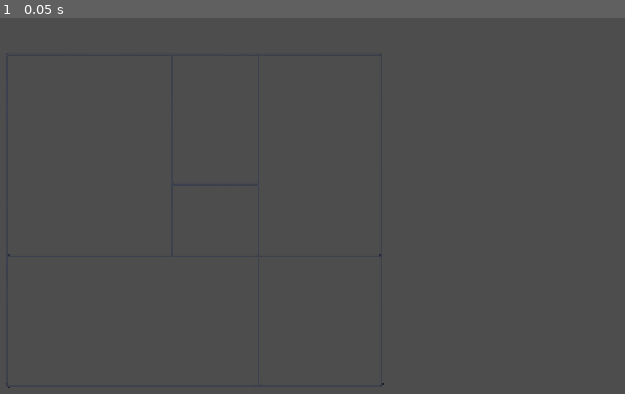
Above: before the commit, frame 1.
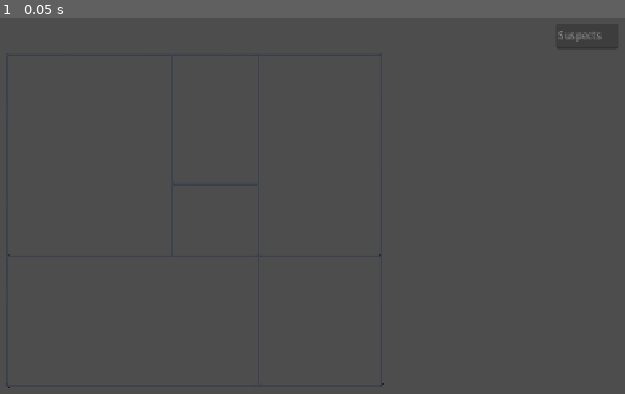
Above: after the commit, the same moment.

Repository: aduImperfect/BrackeysGJ
Game: Godot game, scene res://Scenes/main.tscn
Same seed, same stepped clock (60 frames per second), same inputs: the game is played once before the commit and once after it.
Inputs:
- Up to frame 1 (0.05 s): no input

The runs differ from the first frame. In frame 1, less than 0.1% of the frame differs, in the area x 89-99%, y 3-8%.

Commit message:
Adding an empty suspects name section in the UI panels on the top right!

Diff:
--- a/brackeys-gj/Scenes/mainui.tscn
+++ b/brackeys-gj/Scenes/mainui.tscn
@@ -1,3 +1,22 @@
 [gd_scene format=3 uid="uid://dwefd1o4kvbii"]
 
 [node name="MainUI" type="Node2D" unique_id=2093234743]
+
+[node name="Suspects" type="Control" parent="." unique_id=946064484]
+custom_minimum_size = Vector2(600, 300)
+layout_mode = 3
+anchors_preset = 0
+offset_left = 670.0
+offset_top = 10.0
+offset_right = 1270.0
+offset_bottom = 310.0
+
+[node name="TextEdit" type="TextEdit" parent="Suspects" unique_id=302238619]
+custom_minimum_size = Vector2(100, 40)
+layout_mode = 0
+offset_left = 245.0
+offset_right = 345.0
+offset_bottom = 40.0
+text = "Suspects"
+editable = false
+selecting_enabled = false
